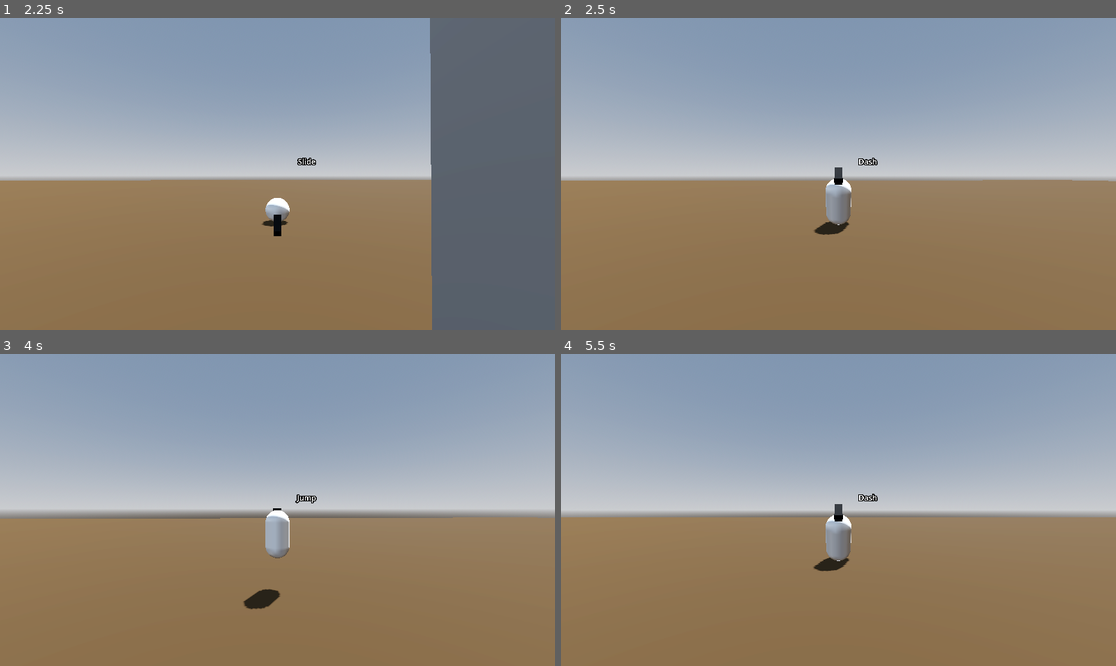
Above: before the commit, frames 1-4 (two rows, left to right).
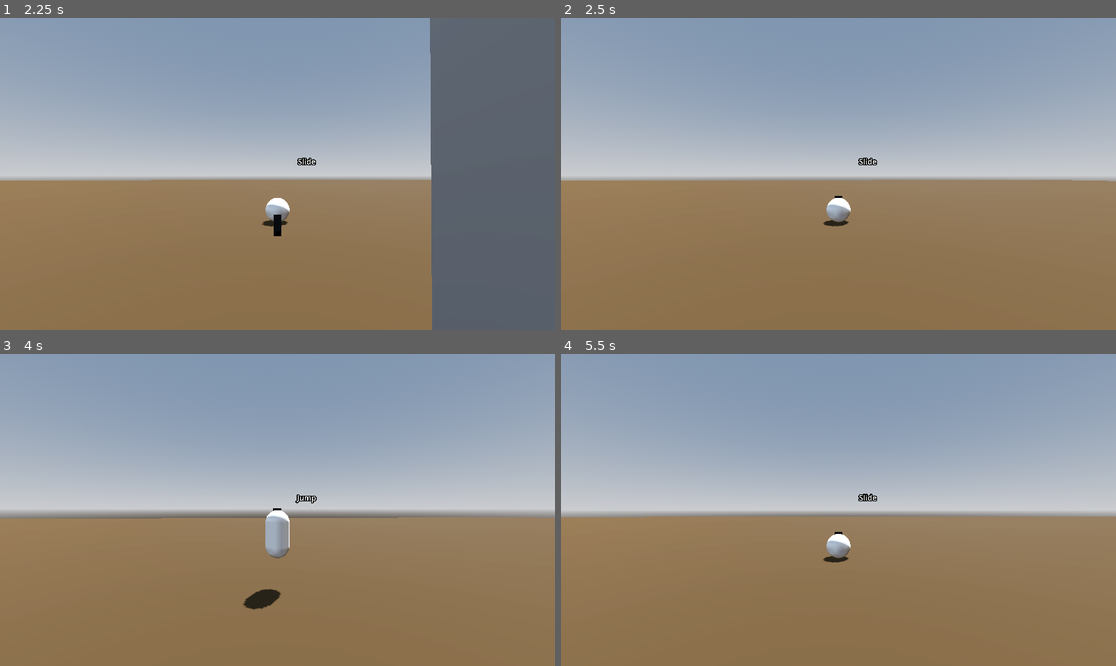
Above: after the commit, the same moments.

Repository: Gjosti/dev-sandbox
Game: Godot game, scene res://Levels/sandbox_level.tscn
The game is run twice, just before and just after one commit, with the same random seed, the same clock (stepped at 60 frames per second) and the same inputs.
Inputs (mouse positions are in pixels of both pictures, inside the frame that each line leads up to):
- Up to frame 1 (2.25 s): tap Enter at 0.5 s; move the mouse to (305, 174) at 0.52 s; hold Ctrl (crouch) 0.53-1.28 s; hold W (move_forward) from 0.53 s (still down); click (305, 174) at 0.67 s; tap Space (jump) at 0.77, 1.52 s; tap Shift (dash) at 0.8, 1.35 s; move the mouse to (249, 174) at 1.27 s; tap Ctrl (crouch) at 1.55 s; move the mouse to (288, 167) at 2.02 s; press the mouse at (288, 167) at 2.03 s
- Up to frame 2 (2.5 s): keep holding W (move_forward); tap Shift (dash) at 2.3 s
- Up to frame 3 (4 s): keep holding W (move_forward); move the mouse to (271, 516) at 2.77 s; release the mouse at (271, 516) at 2.78 s; tap Ctrl (crouch) at 2.85 s; click (271, 516) at 2.92 s; tap Space (jump) at 3.02, 3.77 s; move the mouse to (316, 513) at 3.52 s; hold Shift (dash) from 3.53 s (still down)
- Up to frame 4 (5.5 s): keep holding W (move_forward); move the mouse to (794, 506) at 4.27 s; release Shift (dash) at 4.28 s; tap Mouse wheel down (scroll_backward) at 4.35 s; tap Space (jump) at 4.52 s; tap Ctrl (crouch) at 4.55 s; move the mouse to (844, 510) at 5.02 s; hold Mouse wheel up (scroll_forward) from 5.03 s (still down); click (844, 510) at 5.17 s; tap Shift (dash) at 5.3 s

Frame 1 is identical in both runs. In frame 2, 0.8% of the frame differs, in the area x 45-76%, y 44-70%; in frame 3, less than 0.1%; in frame 4, 0.9%, in the area x 15-100%, y 44-70%.

Commit message:
can no longer dash while crouched or sliding

Diff:
--- a/Player/dash.gd
+++ b/Player/dash.gd
@@ -27,6 +27,8 @@
 
 func _unhandled_input(event: InputEvent) -> void:
 	if event.is_action_pressed("dash") and timer.is_stopped():
+		if player.rig.is_sliding() or player.rig.is_crouching():
+			return
 		if player.direction.length() > 0.1:
 			direction = player.direction.normalized()
 		else:
